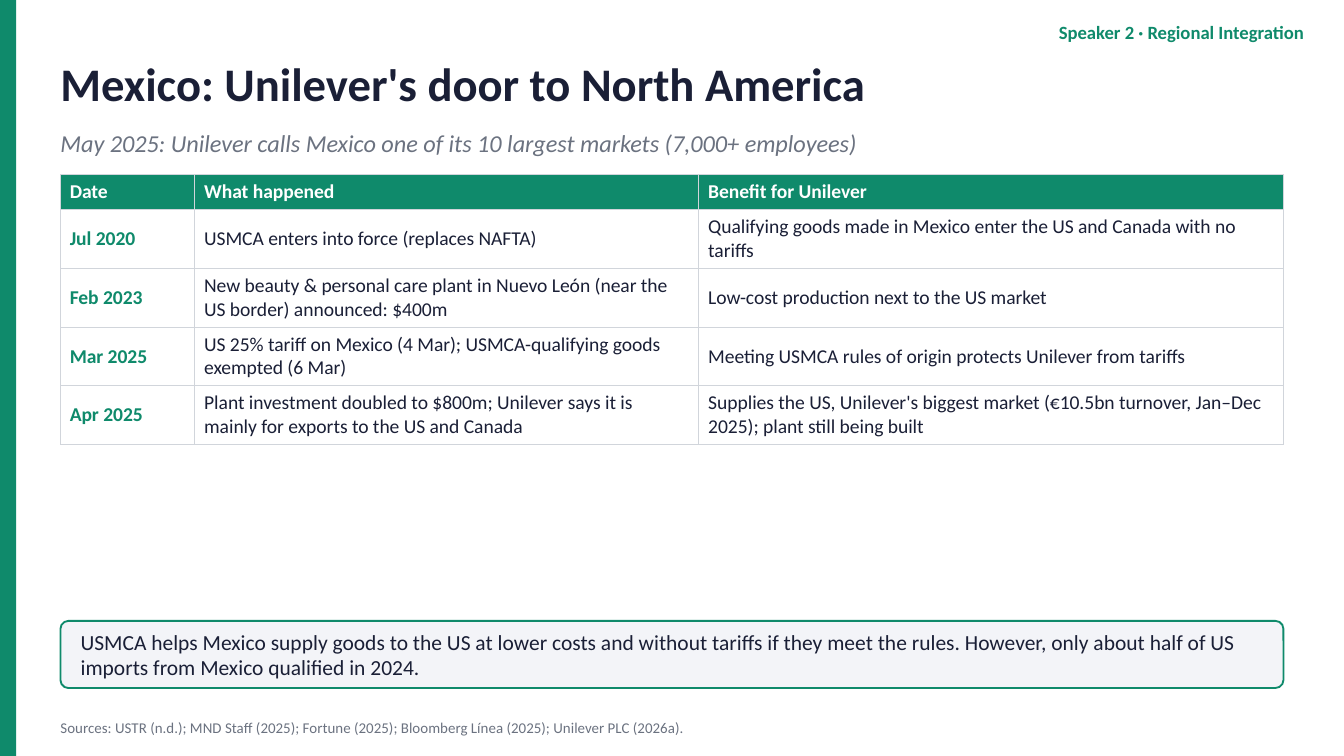
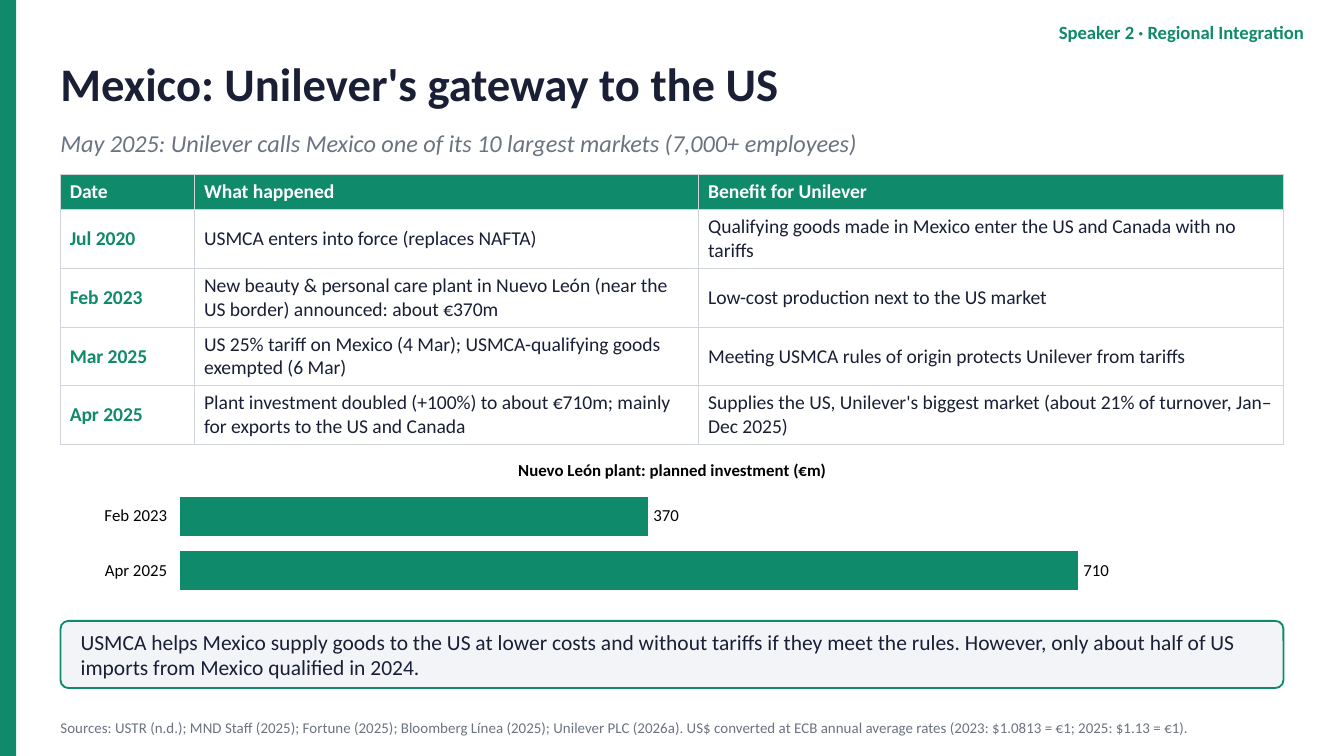
Before and after one commit to dollar3651314/mymba, a slide deck: slide 7 of content/busi1763/files/Unilever_Group_EN.pptx. Drawn at 1344x756 pixels with LibreOffice and Linux fonts; fonts in the diff are those of the drawing. Boxes give left, top, right and bottom in pixels: in the first picture for what was removed or moved away, otherwise in the second. Text is boxed around its words. In the diff, an @@ line names an element or a change of style, - is before the commit and + after.

```diff
--- a/content/busi1763/files/Unilever_Group_EN.pptx
+++ b/content/busi1763/files/Unilever_Group_EN.pptx
@@ text at [60, 68, 778, 109]: text changed @@
-Mexico: Unilever's door to North America
+Mexico: Unilever's gateway to the US
@@ table at [60, 175, 1284, 440] @@
-row 3, column 2: New beauty & personal care plant in Nuevo León (near the US border) announced: $400m
+row 3, column 2: New beauty & personal care plant in Nuevo León (near the US border) announced: about €370m
-row 5, column 2: Plant investment doubled to $800m; Unilever says it is mainly for exports to the US and Canada
+row 5, column 2: Plant investment doubled (+100%) to about €710m; mainly for exports to the US and Canada
-row 5, column 3: Supplies the US, Unilever's biggest market (€10.5bn turnover, Jan–Dec 2025); plant still being built
+row 5, column 3: Supplies the US, Unilever's biggest market (about 21% of turnover, Jan–Dec 2025)
@@ bar chart added at [81, 446, 1263, 601] @@
+title "Nuevo León plant: planned investment (€m)"
+categories: Feb 2023, Apr 2025
+Nuevo León plant: planned investment (€m): 370, 710
@@ text at [60, 722, 1187, 736]: text changed @@
-Sources: USTR (n.d.); MND Staff (2025); Fortune (2025); Bloomberg Línea (2025); Unilever PLC (2026a).
+Sources: USTR (n.d.); MND Staff (2025); Fortune (2025); Bloomberg Línea (2025); Unilever PLC (2026a). US$ converted at ECB annual average rates (2023: $1.0813 = €1; 2025: $1.13 = €1).
```
Also in this commit, not shown: 13 other slides changed, 16 other files.
